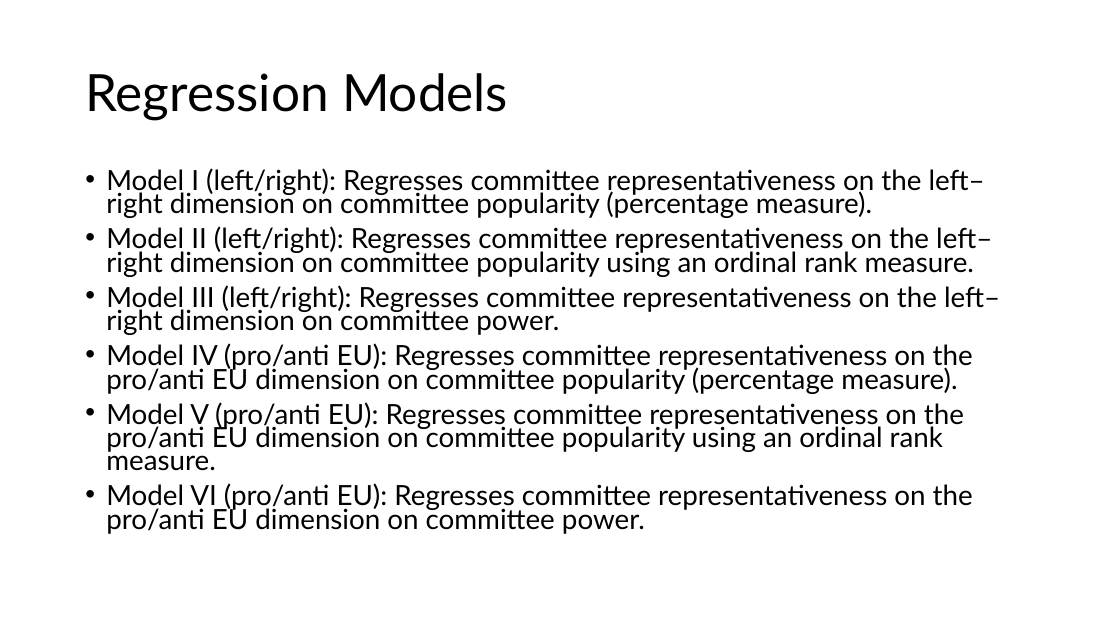
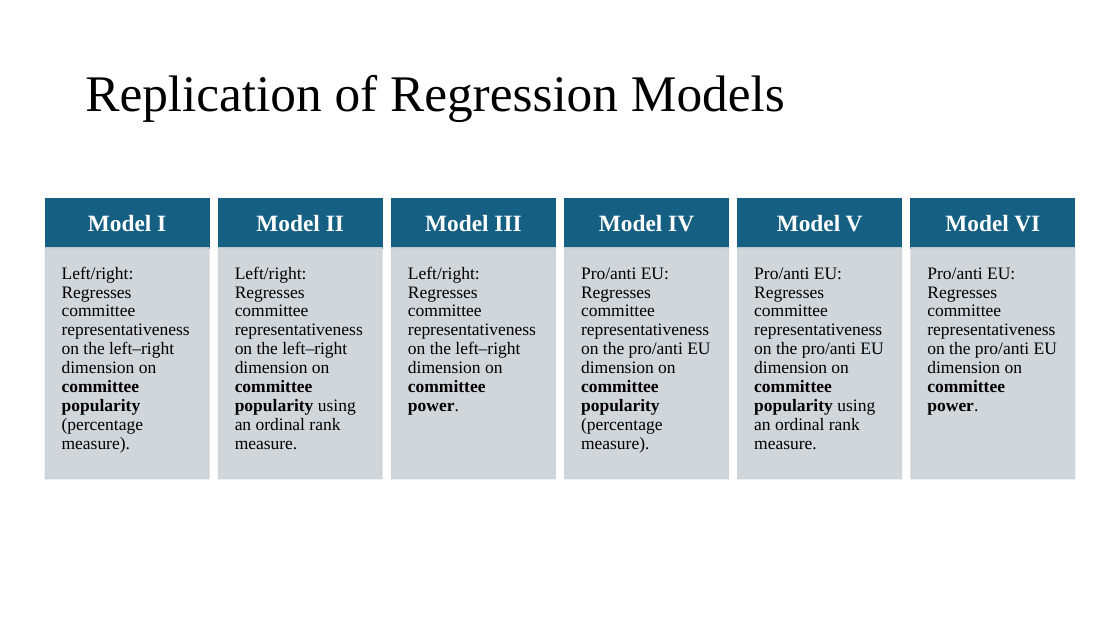
Before and after one commit to kachurm-dev/StatsII_2026, a slide deck: slide 9 of replication/KACHUR_Presentation_Replication.pptx (slide 10 before the commit). Drawn at 1120x630 pixels with LibreOffice and Linux fonts; fonts in the diff are those of the drawing; background and template pictures are left out. Boxes give left, top, right and bottom in pixels: in the first picture for what was removed or moved away, otherwise in the second. Text is boxed around its words. In the diff, an @@ line names an element or a change of style, - is before the commit and + after.

Commit message:
Updated Replication paper

```diff
--- a/replication/KACHUR_Presentation_Replication.pptx
+++ b/replication/KACHUR_Presentation_Replication.pptx
@@ title at (85, 75, 785, 121): text changed; font Lato to Times New Roman @@
-Regression Models
+Replication of Regression Models
@@ text removed at (106, 168, 1000, 534) @@
-• Model I (left/right): Regresses committee representativeness on the left–right dimension on committee popularity (percentage measure).
-• Model II (left/right): Regresses committee representativeness on the left–right dimension on committee popularity using an ordinal rank measure.
-• Model III (left/right): Regresses committee representativeness on the left–right dimension on committee power.
-• Model IV (pro/anti EU): Regresses committee representativeness on the pro/anti EU dimension on committee popularity (percentage measure).
-• Model V (pro/anti EU): Regresses committee representativeness on the pro/anti EU dimension on committee popularity using an ordinal rank measure.
-• Model VI (pro/anti EU): Regresses committee representativeness on the pro/anti EU dimension on committee power.
@@ group added at (45, 199, 1075, 479): 12 rectangles, 12 texts @@
+Model I
+Left/right: Regresses committee representativeness on the left–right dimension on committee popularity (percentage measure).
+Model II
+Left/right: Regresses committee representativeness on the left–right dimension on committee popularity using an ordinal rank measure.
+Model III
+Left/right: Regresses committee representativeness on the left–right dimension on committee power.
+Model IV
+Pro/anti EU: Regresses committee representativeness on the pro/anti EU dimension on committee popularity (percentage measure).
+Model V
+Pro/anti EU: Regresses committee representativeness on the pro/anti EU dimension on committee popularity using an ordinal rank measure.
+Model VI
+Pro/anti EU: Regresses committee representativeness on the pro/anti EU dimension on committee power.
```
Also in this commit, not shown: 9 other slides changed, 4 slides added, 3 slides removed, 2 other files.
